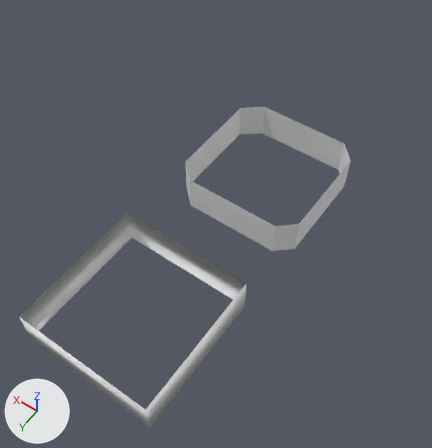
One commit to the Blender file Assets/Blender/rooms.blend: the scene before it, then after it.
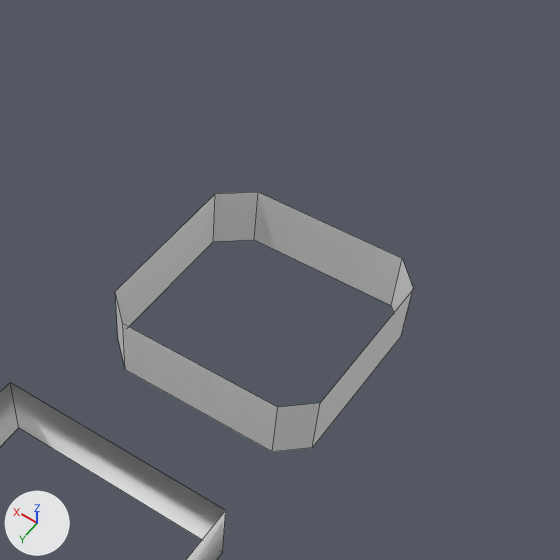
Each version appears first whole from a 50 mm camera at (-5.18, 9.52, 12.09) aimed at (0.47, 1.61, -0.34), and next in a close-up on the part from 28% to 100% of the width and 0% to 69% of the height. The axes (+X, +Y, +Z) are drawn at lower left. The lights are the same throughout. The close-ups show mesh edges as thin lines.

The first close-up shows 'Room 02 Bezier', 'Room00 Bezier'.
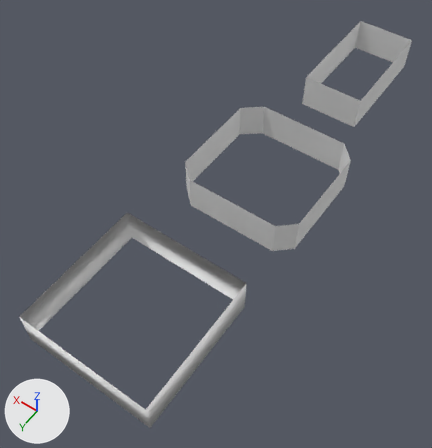
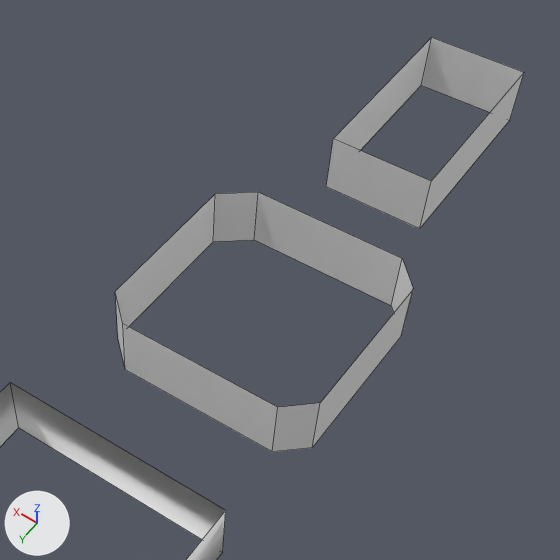
Pixel boxes [x1, y1, x2, y2] of what changed, in the close-ups (560 x 560 px):
'BezierCurve', added: after [326, 37, 524, 229]

What changed in the scene script:
```text
Add me_mesh_003:
    me_mesh_003.from_pydata([(0.76, -1.48, 0.0), (-1.01, -1.47, 0.0), (-1.01, 1.99, 0.0), (0.75, 1.98, 0.0), (0.75, -1.47, 0.0), (0.76, -1.48, 0.0), (-1.01, -1.47, 0.0), (-1.01, 1.99, 0.0), (0.75, 1.98, 0.0), (0.75, -1.47, 0.0), (0.76, -1.48, 1.0), (-1.01, -1.47, 1.0), (-1.01, 1.99, 1.0), (0.75, 1.98, 1.0), (0.75, -1.47, 1.0)], [], [(2, 3, 8, 7), (0, 1, 6, 5), (3, 4, 9, 8), (1, 2, 7, 6), (7, 8, 13, 12), (5, 6, 11, 10), (8, 9, 14, 13), (6, 7, 12, 11)])
    me_mesh_003.polygons.foreach_set('use_smooth', [True] * 8)
Add ob_beziercurve:
    ob_beziercurve = bpy.data.objects.new('BezierCurve', me_mesh_003)
    ob_beziercurve.location = (0.13, -5.44, 0.0)
```
